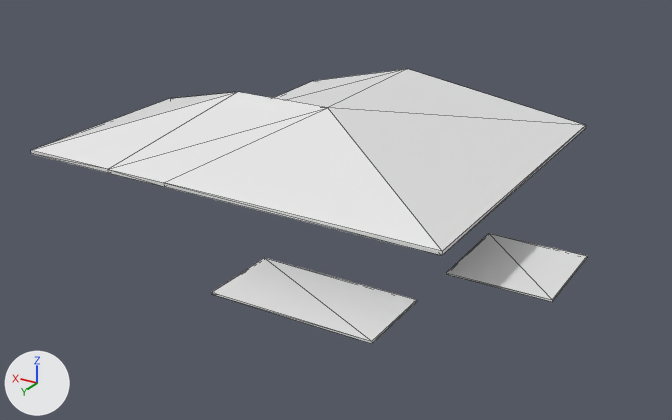
An edit to the OBJ model assets/house/house_roof.obj, drawn before and after from the same camera.
The view is the same before and after, from a 50 mm lens placed at (-66.5, 90.3, 46.8), pointed at (-20.9, 14.4, 8.8). Arrows for +X, +Y and +Z are at lower left; the lights stay in place. Mesh edges are drawn as thin lines. Where no turn or scale is listed for an object, it has been applied to the vertices. Vertices at the same position are counted once.

Objects in the first picture: 'house_roof'.
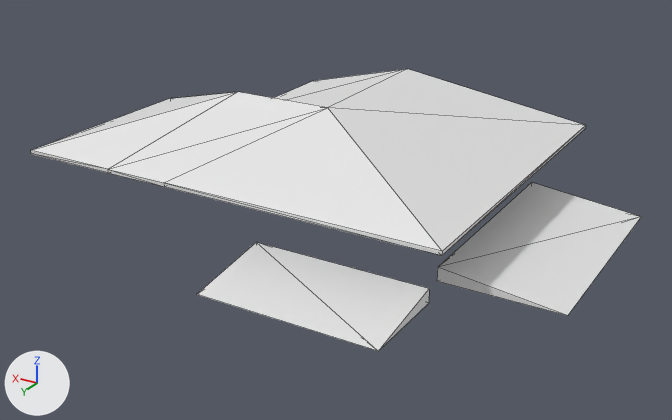
Commit message: updated house model

Boxes (x1, y1, x2, y2) around the edits, measured in the pictures (672 x 420 px):
'house_roof', reshaped (10% wider)
    before: (31, 69, 587, 344)
    after: (31, 69, 641, 351)
part 1 of me_house_roof, rebuilt (13% wider, 26% taller)
    before: (212, 258, 417, 344)
    after: (197, 242, 429, 351)
part 2 of me_house_roof, deleted
    before: (446, 233, 587, 302)
part 3 of me_house_roof, added
    after: (437, 183, 641, 316)

What the commit changed:
me_house_roof is used by ob_house_roof; location (0.0, 0.0, 0.0).
Verts and faces of me_house_roof; kept vertices keep their numbers, new ones are numbered from 51.
me_house_roof had 51 vertices, 84 faces and spanned x -46.0..8.0, y -10.0..34.0, z 7.4..20.2.
me_house_roof now has 47 vertices, 76 faces and spans x -48.0..8.0, y -10.0..35.0, z 7.4..20.2.
me_house_roof part 1: the loose piece of 8 vertices spanning x -36.0..-20.0, y 26.0..34.0, z 7.8..8.0 is rebuilt with 6 vertices and now spans x -37.1..-19.1, y 26.0..35.0, z 8.0..9.4, in mat_material_062 (white #e7e7e7).
me_house_roof part 2: the loose piece of 8 vertices spanning x -46.0..-36.0, y 10.0..20.0, z 7.8..8.0 is deleted.
Part 3, on me_house_roof:
New vertex 51 is at (-48.0, -2.0, 8.0), pixel (641, 216).
New vertex 52 is at (-36.0, -2.0, 9.4), pixel (531, 182).
New vertex 53 is at (-36.0, -2.0, 8.0).
New vertices 54, 55, 56 stand at vertices 51, 52, 53, in that order, plus (0.0, 24.0, 0.0).
New faces: (53, 56, 55), (51, 56, 53), (51, 52, 55), (51, 53, 52), (54, 55, 56), (52, 53, 55) (mat_material_059 (white #e7e7e7)).
New faces: (51, 54, 56), (51, 55, 54) (mat_material_059 (white #e7e7e7)).
